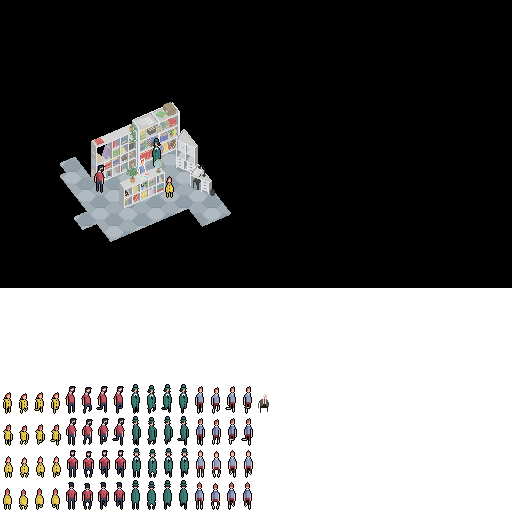
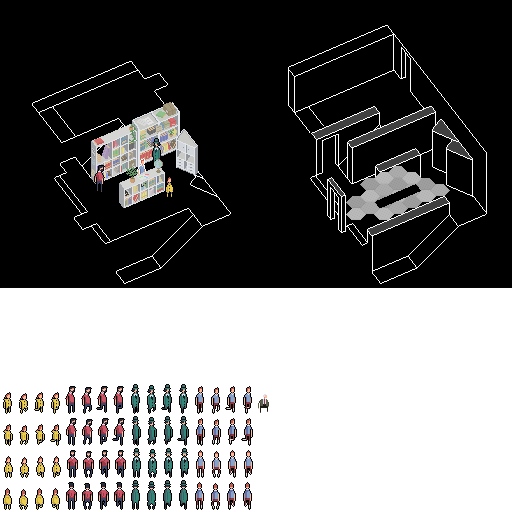
Revision of a layered (512, 512) image; what changed, layer by layer:
hid "Bureau 1" over [190, 164, 215, 196]
hid "Sol" over [60, 148, 231, 242]
showed "Layout" over [32, 25, 487, 284]
